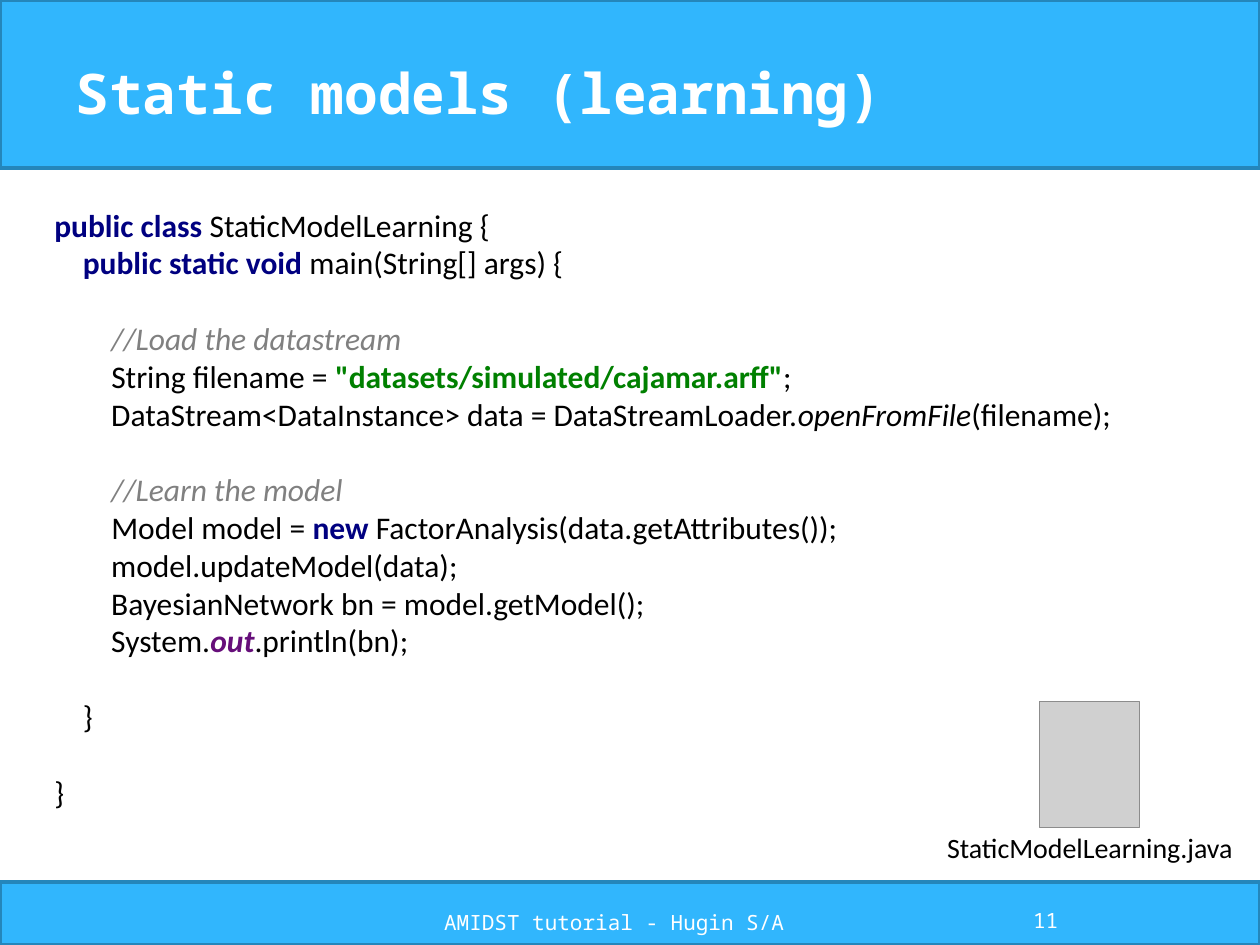
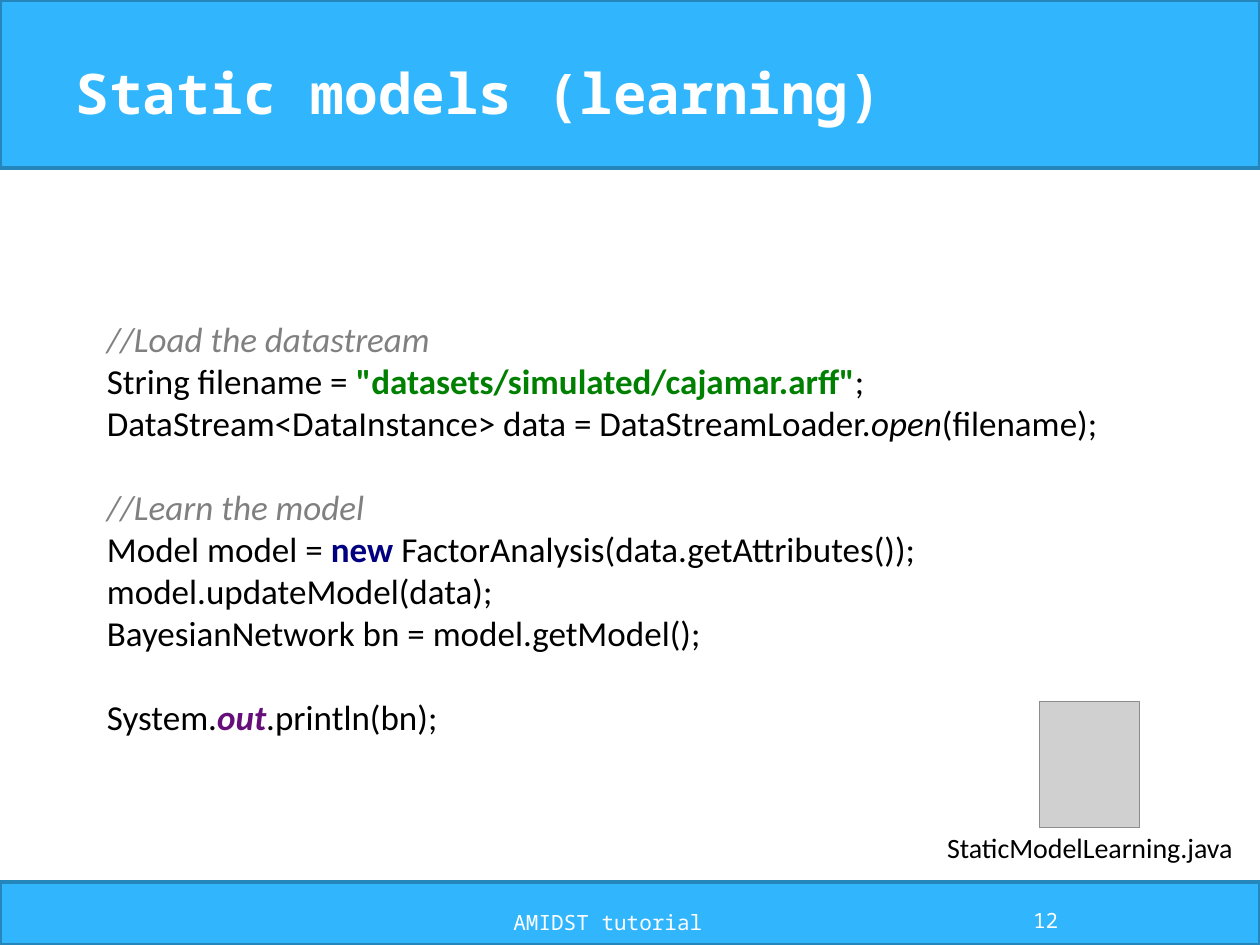
Before and after one commit to amidst/tutorial, a slide deck: slide 12 of doc/slides/AMIDST_slides.pptx (slide 11 before the commit). Drawn at 1260x945 pixels with LibreOffice and Linux fonts; fonts in the diff are those of the drawing; grey boxes stand for pictures; background and template pictures are left out. Boxes give left, top, right and bottom in pixels: in the first picture for what was removed or moved away, otherwise in the second. Text is boxed around its words. In the diff, an @@ line names an element or a change of style, - is before the commit and + after.

```diff
--- a/doc/slides/AMIDST_slides.pptx
+++ b/doc/slides/AMIDST_slides.pptx
@@ text at bbox=[107, 328, 1097, 736]: text changed; size 18 to 20 pt @@
-public class StaticModelLearning {
-public static void main(String[] args) {
-//Load the datastream
-String filename = "datasets/simulated/cajamar.arff";
-DataStream<DataInstance> data = DataStreamLoader.openFromFile(filename);
-//Learn the model
-Model model = new FactorAnalysis(data.getAttributes());
-model.updateModel(data);
-BayesianNetwork bn = model.getModel();
-System.out.println(bn);
-}
-}
+//Load the datastream
+String filename = "datasets/simulated/cajamar.arff";
+DataStream<DataInstance> data = DataStreamLoader.open(filename);
+//Learn the model
+Model model = new FactorAnalysis(data.getAttributes());
+model.updateModel(data);
+BayesianNetwork bn = model.getModel();
+System.out.println(bn);
@@ text at bbox=[513, 914, 703, 930]: text changed @@
-AMIDST tutorial - Hugin S/A
+AMIDST tutorial
@@ page number at bbox=[1033, 913, 1058, 928]: text changed @@
-11
+12
```
Also in this commit, not shown: 30 other slides changed, 1 slide added, 23 other files.
